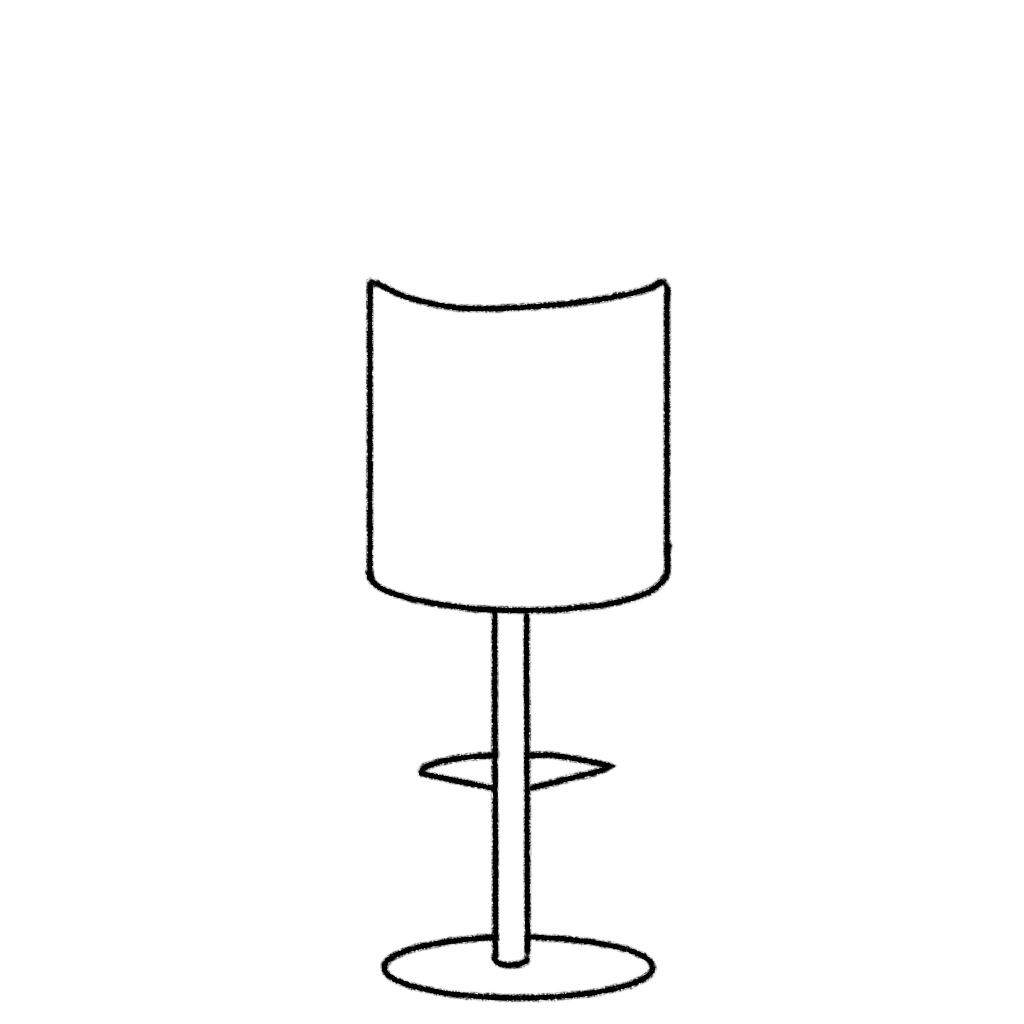
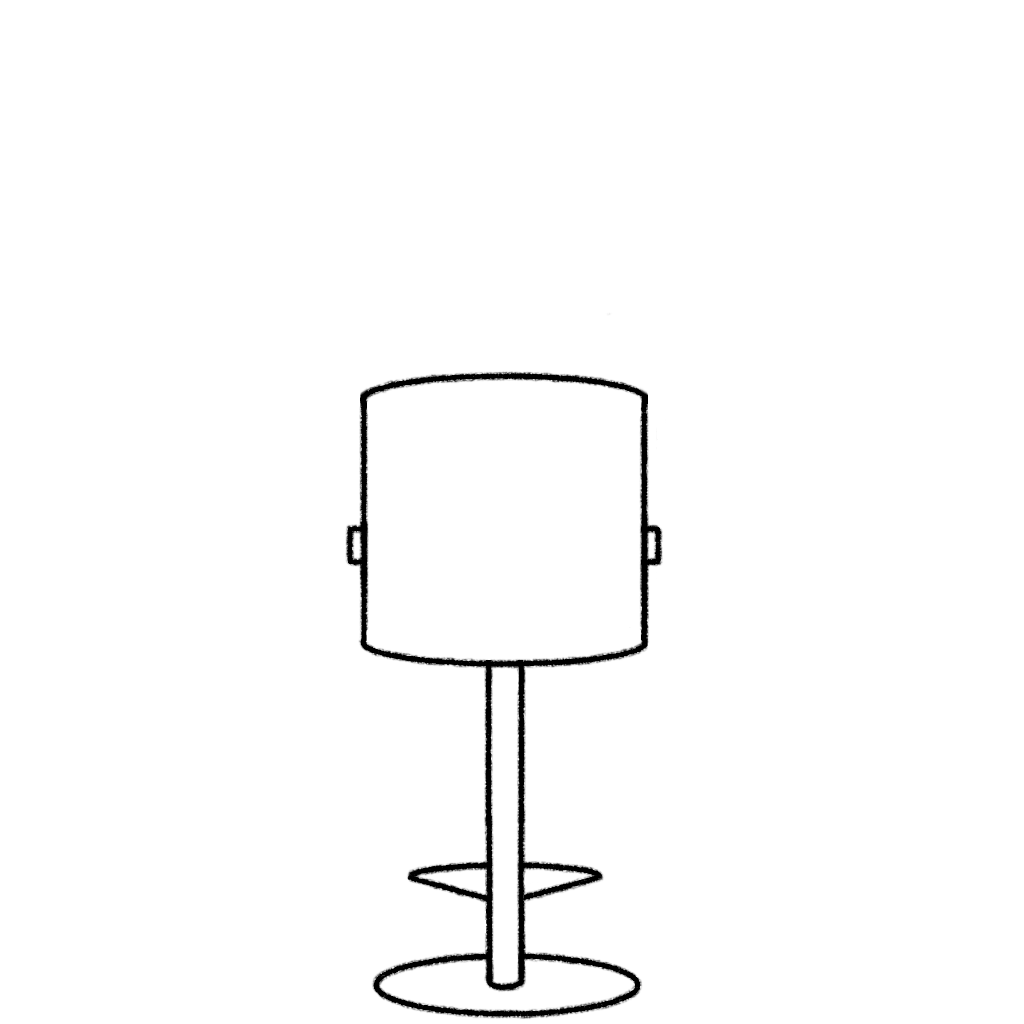
Comparing the layer stacks of the two (1024, 1024) images. Changes:
renamed "Paint Layer 1" to "Chair", painted on it over [345, 276, 674, 1020]
removed layer "Background" over [345, 276, 674, 1020]